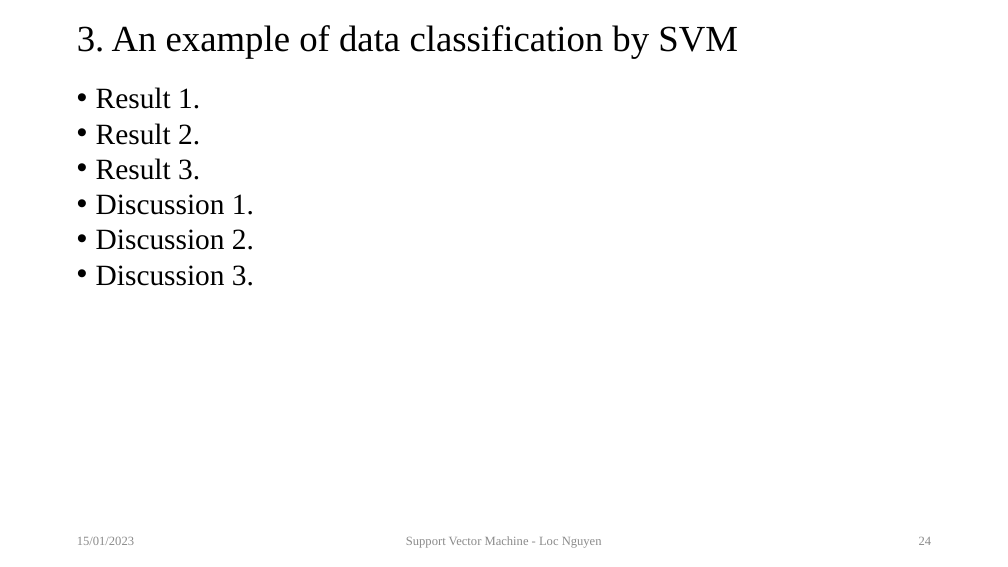
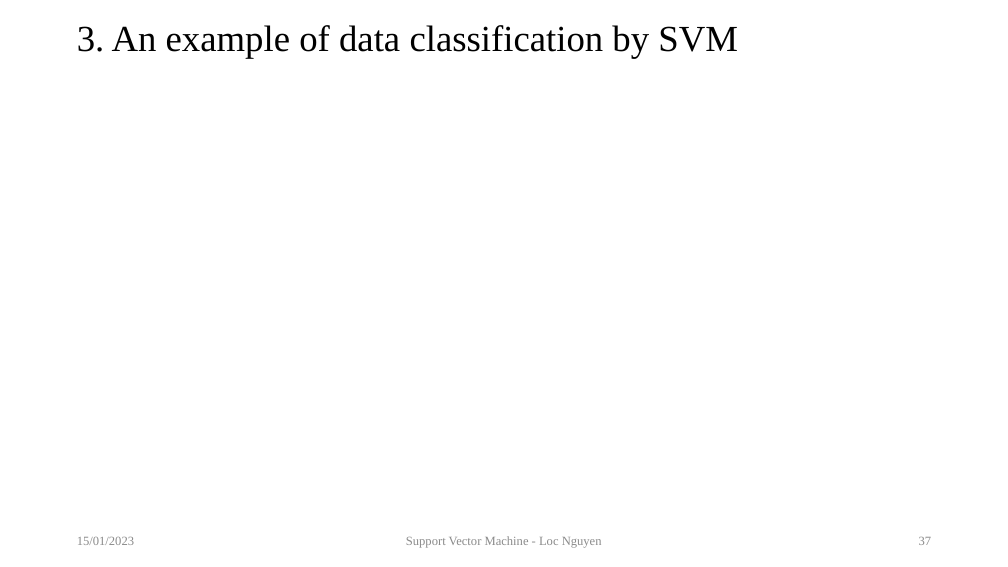
Before and after one commit to sciencepg/global-optimization, a slide deck: slide 37 of 09.TutorialOnSVM/artifact/TutorialOnSVM.pptx (slide 24 before the commit). Drawn at 1008x567 pixels with LibreOffice and Linux fonts; fonts in the diff are those of the drawing; grey boxes stand for pictures. Boxes give left, top, right and bottom in pixels: in the first picture for what was removed or moved away, otherwise in the second. Text is boxed around its words. In the diff, an @@ line names an element or a change of style, - is before the commit and + after.

```diff
--- a/09.TutorialOnSVM/artifact/TutorialOnSVM.pptx
+++ b/09.TutorialOnSVM/artifact/TutorialOnSVM.pptx
@@ text removed at <box>96,87,254,286</box> @@
-• Result 1.
-• Result 2.
-• Result 3.
-• Discussion 1.
-• Discussion 2.
-• Discussion 3.
@@ page number at <box>919,537,932,545</box>: text changed @@
-24
+37
```
Also in this commit, not shown: 3 other slides changed, 25 slides added, 1 other file.
